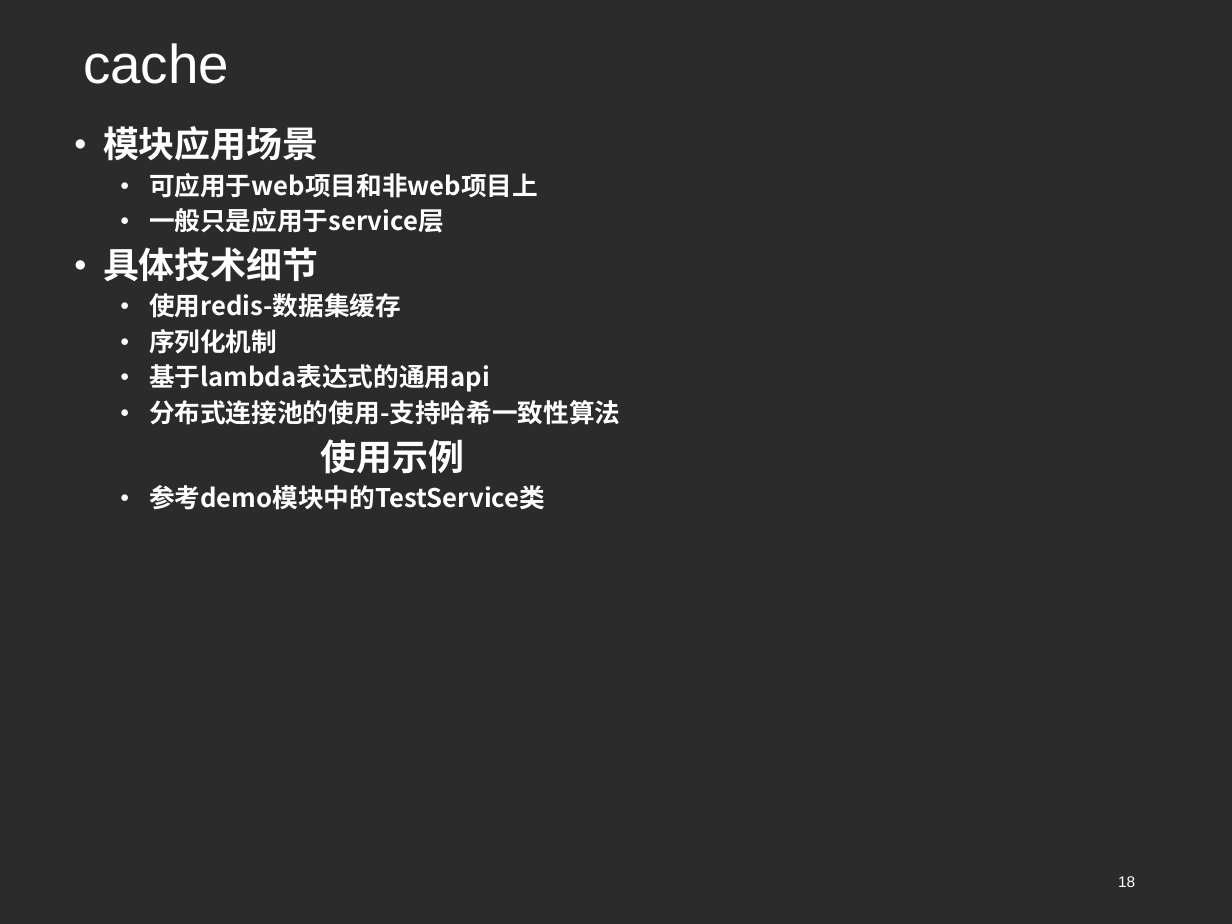
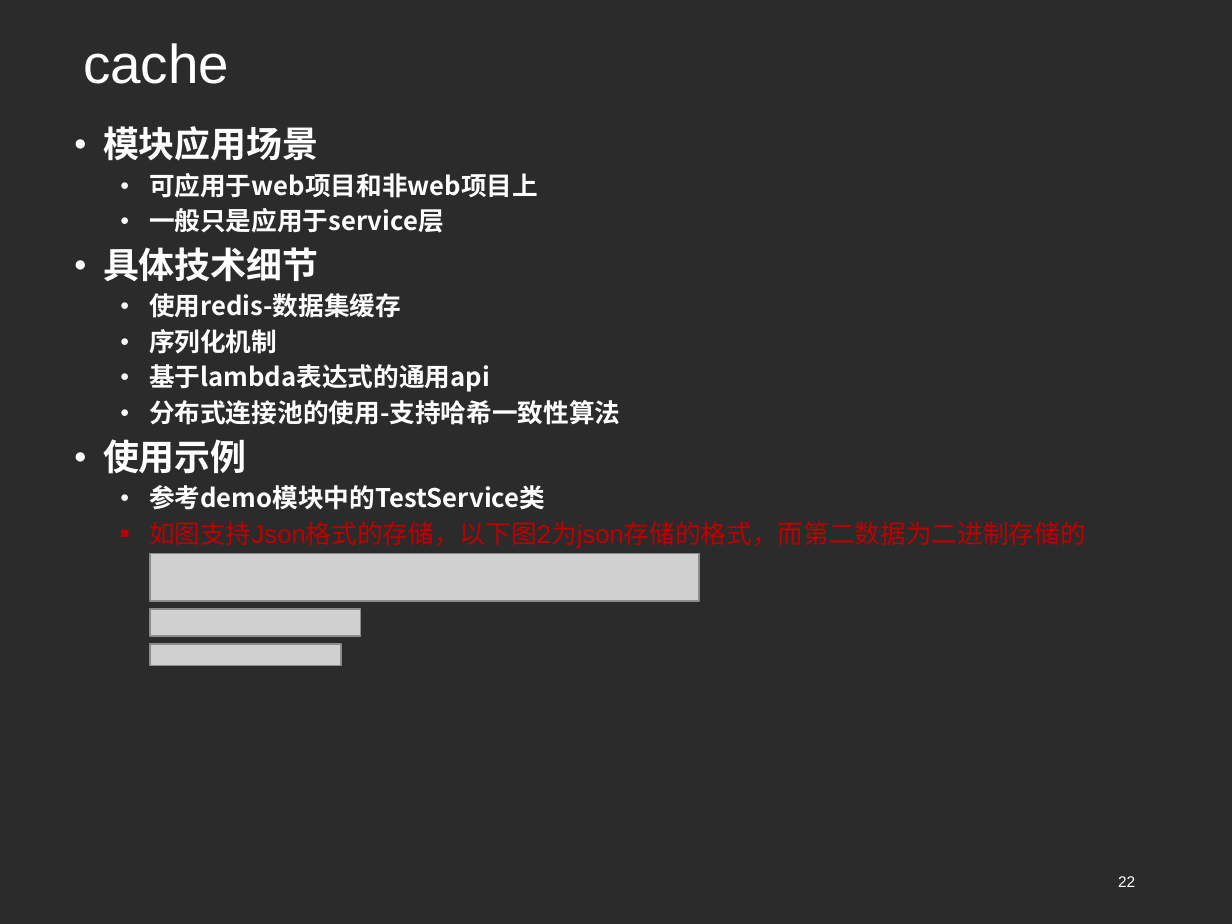
Before and after one commit to wlzsoft/simplify-framework, a slide deck: slide 22 of src/doc/simplify框架预演稿20161116.ppt (slide 18 before the commit). Drawn at 1232x924 pixels with LibreOffice and Linux fonts; fonts in the diff are those of the drawing; grey boxes stand for pictures; background and template pictures are left out; a plain dark background stands for a picture behind light text. Boxes give left, top, right and bottom in pixels: in the first picture for what was removed or moved away, otherwise in the second. Text is boxed around its words. In the diff, an @@ line names an element or a change of style, - is before the commit and + after.

```diff
--- a/src/doc/simplify框架预演稿20161116.ppt
+++ b/src/doc/simplify框架预演稿20161116.ppt
@@ subtitle at box(103, 439, 247, 474): bullet none to ● @@
@@ subtitle at box(149, 521, 1086, 549): paragraph added @@
+  ■ 如图支持Json格式的存储，以下图2为json存储的格式，而第二数据为二进制存储的
@@ picture added at box(150, 553, 700, 601) @@
@@ picture added at box(150, 609, 361, 636) @@
@@ picture added at box(150, 644, 341, 667) @@
@@ page number at box(1118, 876, 1135, 887): text changed @@
-18
+22
```
Also in this commit, not shown: 5 other slides changed, 6 slides added, 1 slide removed.
